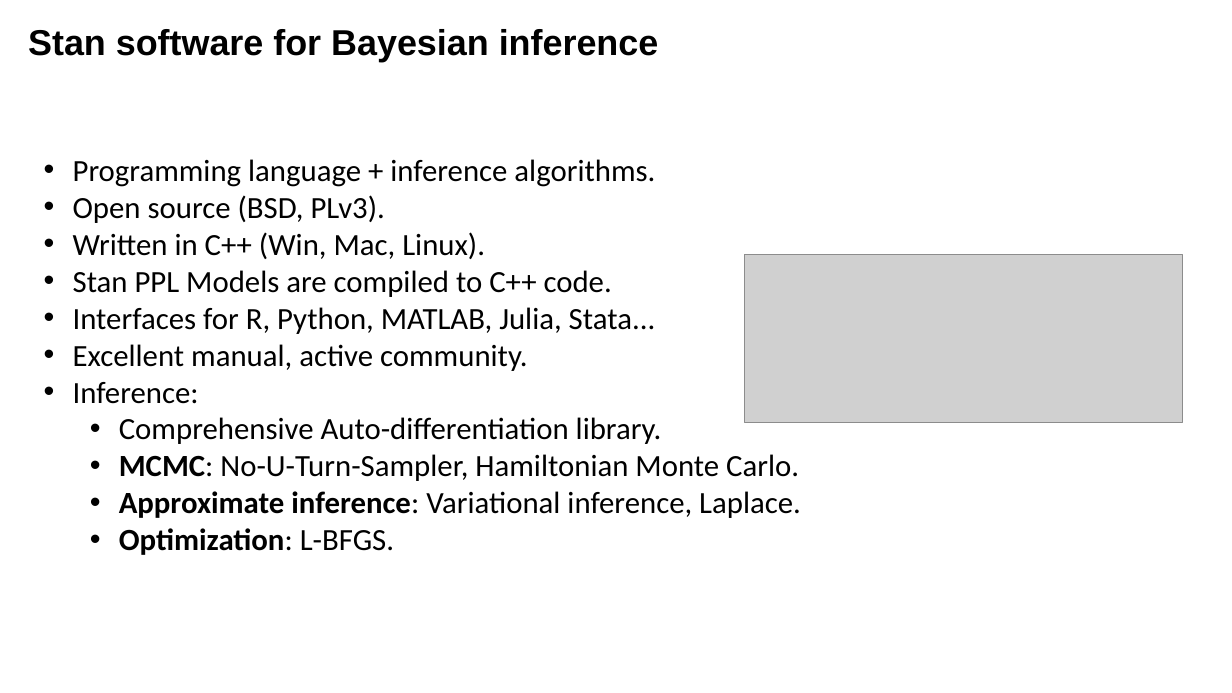
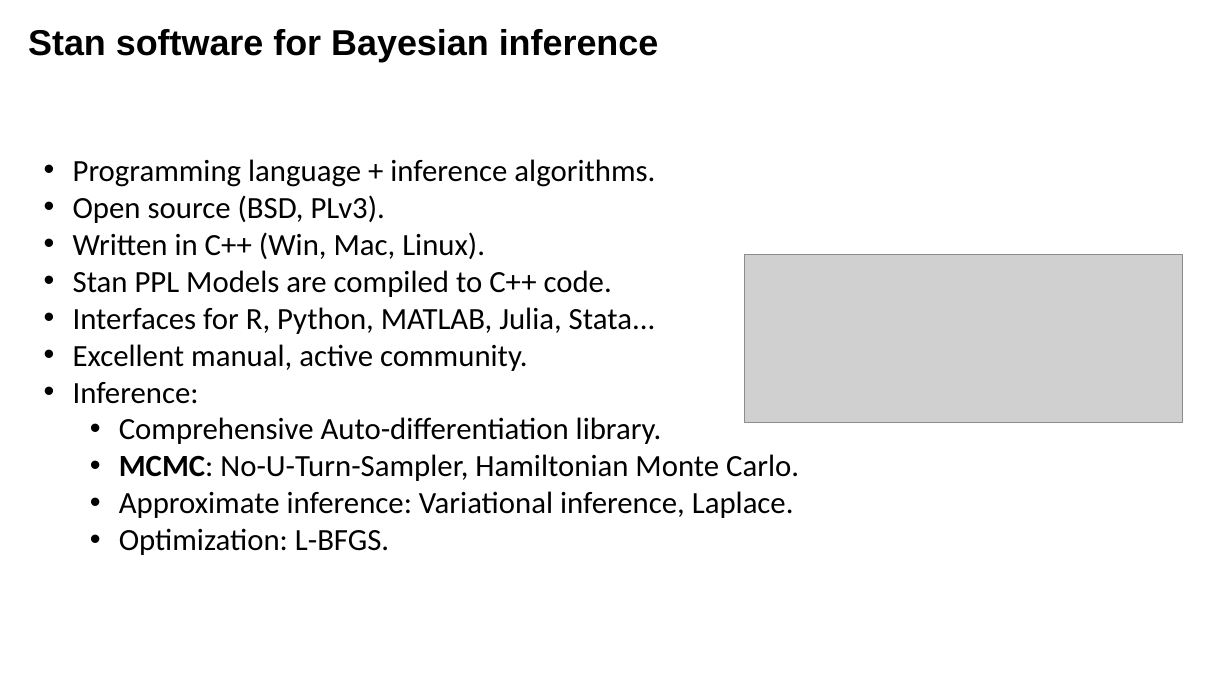
Before and after one commit to bstatcomp/ppworkshop, a slide deck: slide 42 of Slides/slides.pptx (slide 39 before the commit). Drawn at 1232x693 pixels with LibreOffice and Linux fonts; fonts in the diff are those of the drawing; grey boxes stand for pictures. Boxes give left, top, right and bottom in pixels: in the first picture for what was removed or moved away, otherwise in the second. Text is boxed around its words. In the diff, an @@ line names an element or a change of style, - is before the commit and + after.

```diff
--- a/Slides/slides.pptx
+++ b/Slides/slides.pptx
@@ text at (119,491,794,555): bold off in "Approximate inference:", "Optimization:" @@
```
Also in this commit, not shown: 9 other slides changed, 5 slides added, 2 slides removed, 1 other file.
